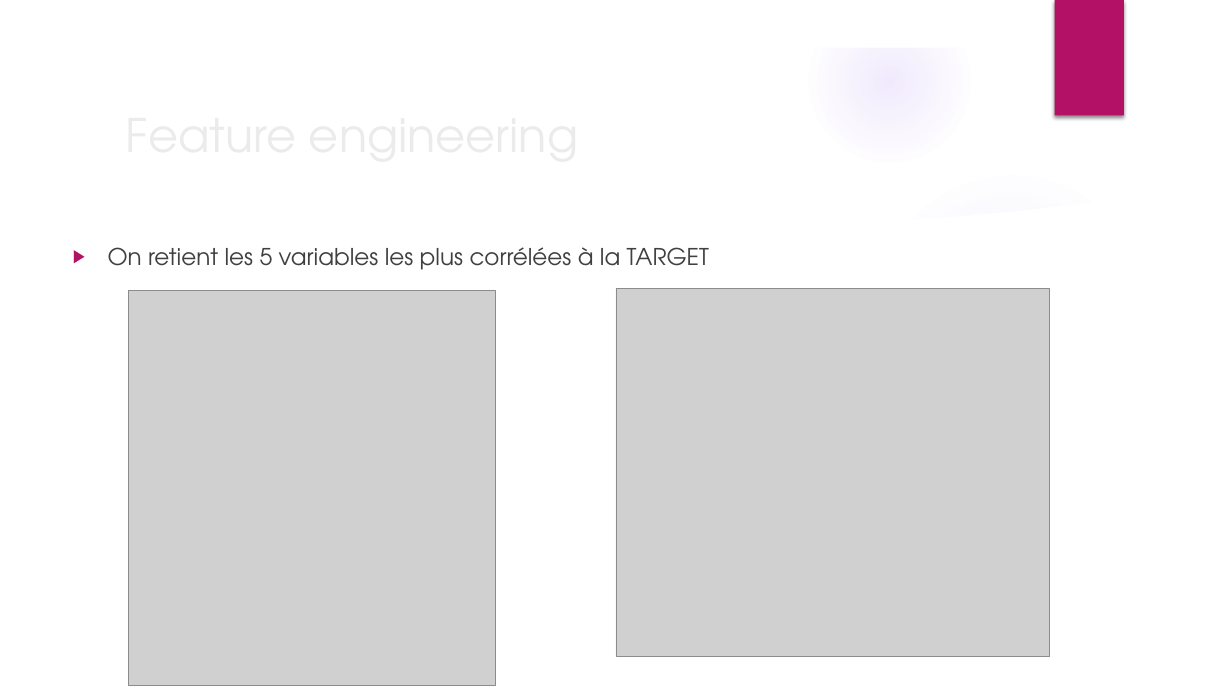
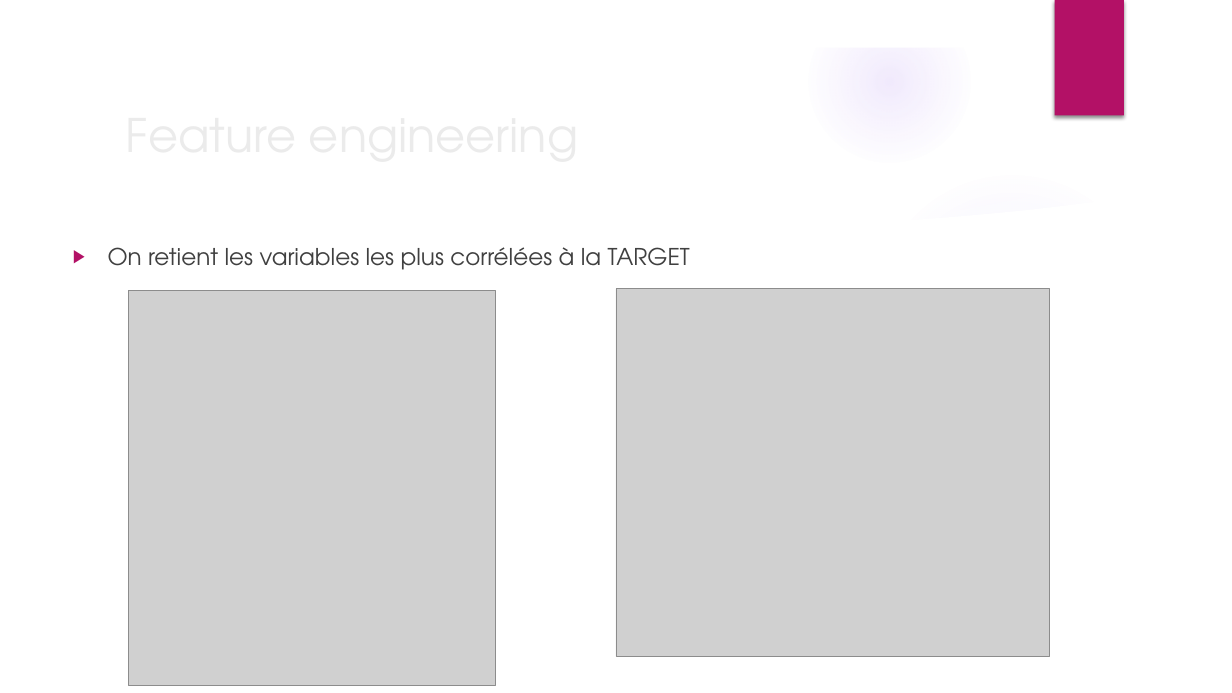
Before and after one commit to ThibaultDieudonne/Credit-Scoring, a slide deck: slide 5 of P4_01_presentation.pptx. Drawn at 1232x693 pixels with LibreOffice and Linux fonts; fonts in the diff are those of the drawing; grey boxes stand for pictures; background and template pictures are left out. Boxes give left, top, right and bottom in pixels: in the first picture for what was removed or moved away, otherwise in the second. Text is boxed around its words. In the diff, an @@ line names an element or a change of style, - is before the commit and + after.

```diff
--- a/P4_01_presentation.pptx
+++ b/P4_01_presentation.pptx
@@ text at [108, 247, 690, 270]: text changed @@
-▶ On retient les 5 variables les plus corrélées à la TARGET
+▶ On retient les variables les plus corrélées à la TARGET
```
Also in this commit, not shown: 2 other slides changed, 2 other files.
